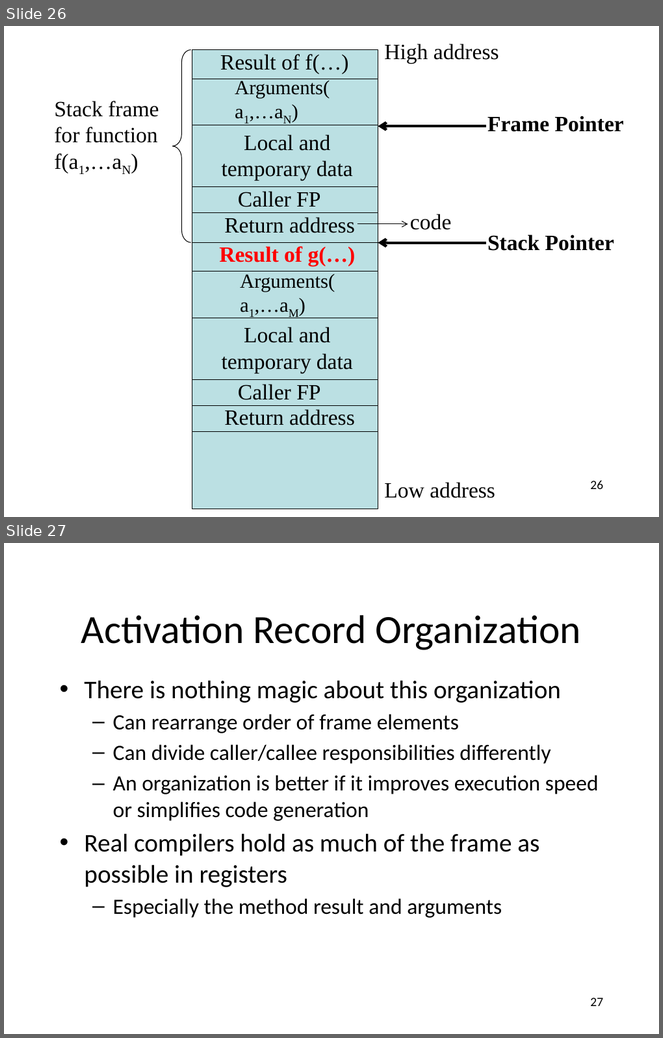
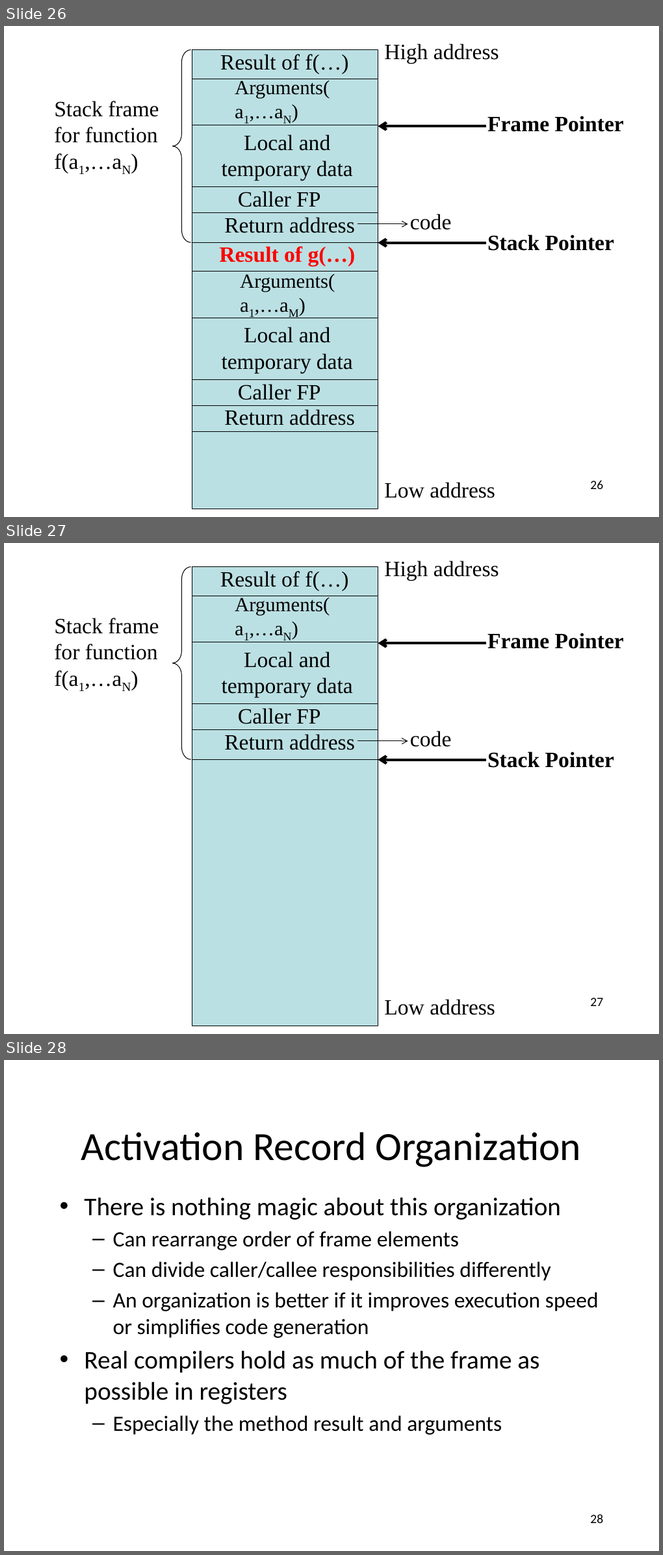
Before and after one commit to anoopsarkar/compilers-class, a slide deck: assets/ppt/codegen/runtime.pptx. Shown one above the other, each under a label of ours: slides 26 and 27 before the commit, slides 26, 27 and 28 after it. The pictures are 663x1038 and 663x1555 pixels, drawn with LibreOffice and Linux fonts; fonts in the diff are those of the drawing. Boxes give left, top, right and bottom in pixels: in the first picture for what was removed or moved away, otherwise in the second. Text is boxed around its words. In the diff, an @@ line names an element or a change of style, - is before the commit and + after.

Commit message:
minor change

```diff
--- a/assets/ppt/codegen/runtime.pptx
+++ b/assets/ppt/codegen/runtime.pptx
@@ slide 27 added at <box>4,543,659,1034</box>, background #FFFFFF @@
@@ text added at <box>384,561,499,580</box>, 24 pt, text #000000 @@
+High address
@@ left brace added at <box>172,566,191,759</box>, outline #000000 0.75 pt @@
@@ rectangle added at <box>192,566,378,1026</box>, fill #BBE0E3, outline #000000 0.75 pt @@
@@ line added from (192, 566) to (378, 566), #000000 0.75 pt @@
@@ text added at <box>220,571,348,590</box>, 24 pt, text #000000 @@
+Result of f(…)
@@ line added from (192, 596) to (378, 596), #000000 0.75 pt @@
@@ text added at <box>235,596,330,615</box>, 22 pt, text #000000 @@
+Arguments(a1,…aN)
@@ text added at <box>54,618,159,690</box>, 24 pt, text #000000 @@
+Stack frame for function f(a1,…aN)
@@ text added at <box>488,633,624,649</box>, 24 pt, text #000000, bold @@
+Frame Pointer
@@ line added from (192, 642) to (378, 642), #000000 0.75 pt @@
@@ text added at <box>222,652,353,697</box>, 24 pt, text #000000 @@
+Local and temporary data
@@ arrow added from (486, 643) to (378, 643), #000000 3 pt @@
@@ line added from (192, 704) to (378, 704), #000000 0.75 pt @@
@@ text added at <box>238,708,321,724</box>, 24 pt, text #000000 @@
+Caller FP
@@ line added from (192, 730) to (378, 730), #000000 0.75 pt @@
@@ text added at <box>224,734,355,750</box>, 24 pt, text #000000 @@
+Return address
@@ text added at <box>410,731,451,747</box>, 24 pt, text #000000 @@
+code
@@ arrow added from (357, 741) to (408, 741), #000000 0.75 pt @@
@@ text added at <box>488,752,614,768</box>, 24 pt, text #000000, bold @@
+Stack Pointer
@@ line added from (192, 760) to (378, 760), #000000 0.75 pt @@
@@ arrow added from (486, 760) to (378, 760), #000000 3 pt @@
@@ text added at <box>384,999,495,1016</box>, 24 pt, text #000000 @@
+Low address
@@ page number added at <box>590,998,603,1006</box>, 14 pt, text #000000 @@
+27
@@ what was slide 27 is now slide 28 @@
@@ page number at <box>590,1514,603,1523</box>: text changed @@
-27
+28
```
Also in this commit, not shown: 1 slide changed.
